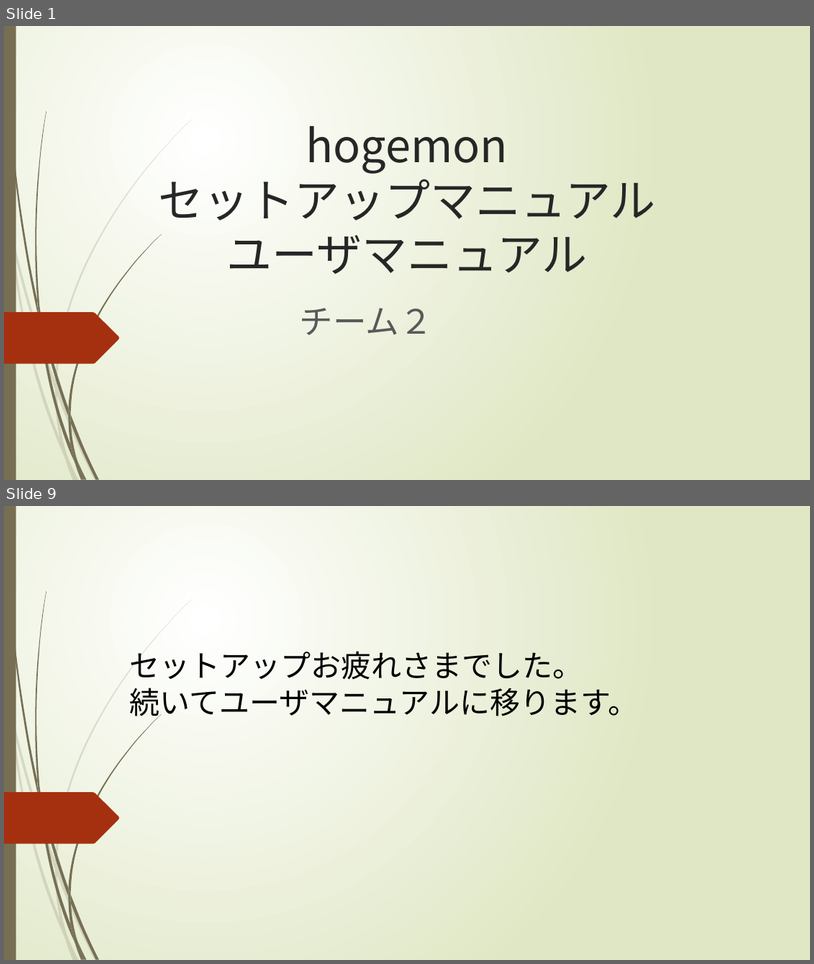
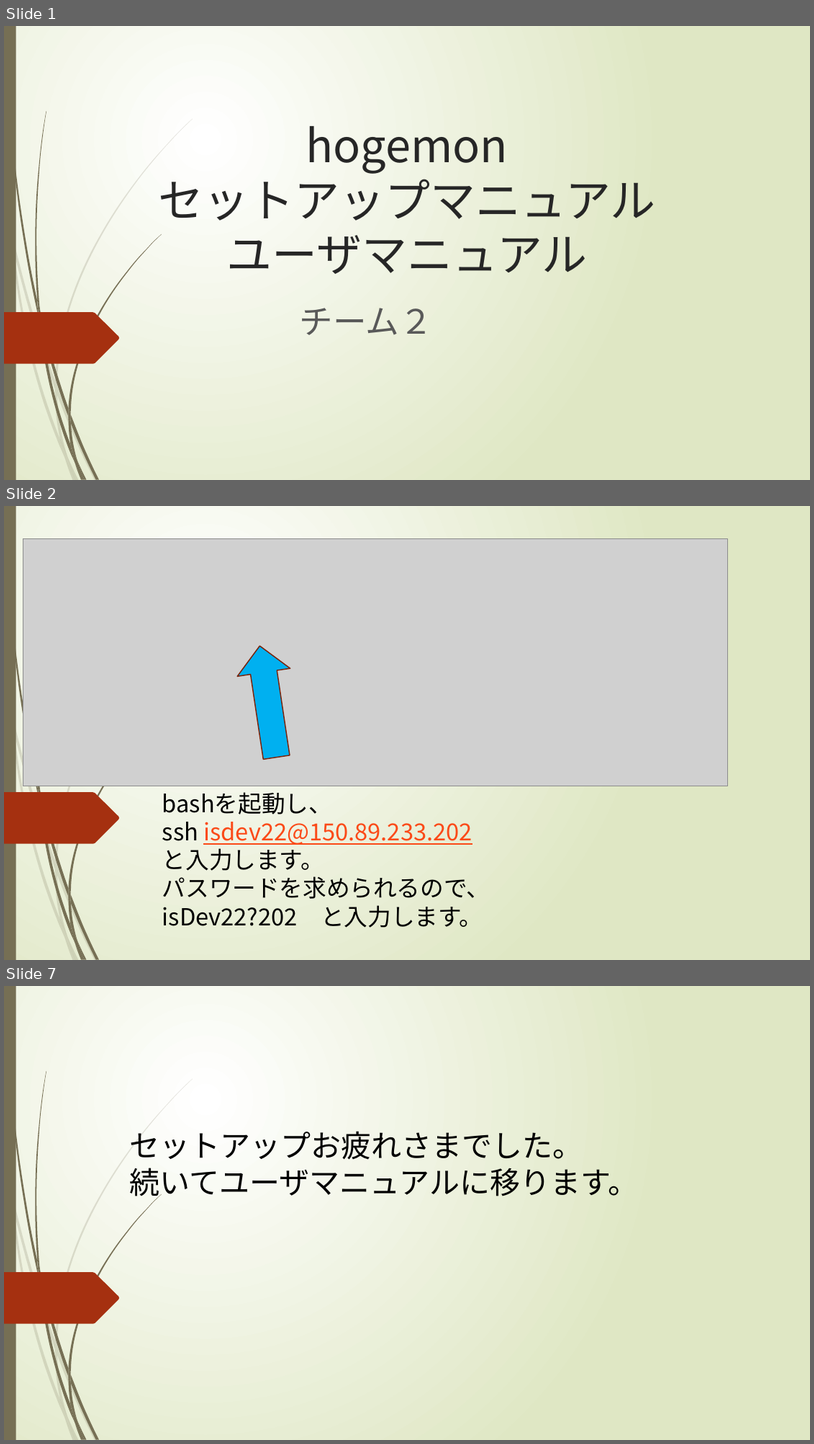
Before and after one commit to e1b20111/hogemon, a slide deck: hogemonマニュアル.pptx. Shown one above the other, each under a label of ours: slides 1 and 9 before the commit, slides 1, 2 and 7 after it; the slides between them are not shown. The pictures are 814x964 and 814x1444 pixels, drawn with LibreOffice and Linux fonts; fonts in the diff are those of the drawing; grey boxes stand for pictures. Boxes give left, top, right and bottom in pixels: in the first picture for what was removed or moved away, otherwise in the second. Text is boxed around its words. In the diff, an @@ line names an element or a change of style, - is before the commit and + after.

```diff
--- a/hogemonマニュアル.pptx
+++ b/hogemonマニュアル.pptx
@@ slide 2 added at [4, 506, 810, 960], background gradient #FFFFFF to #DFE8C4; not listed: 24 template elements that a slide beside it also shows @@
@@ picture added at [23, 538, 728, 785] @@
@@ right arrow added at [234, 642, 303, 761], fill #00B0F0, outline #7A240C 1.25 pt @@
@@ text added at [162, 792, 490, 927], 28 pt, text #000000 @@
+bashを起動し、
+ssh isdev22@150.89.233.202
+と入力します。
+パスワードを求められるので、
+isDev22?202 と入力します。
@@ what was slide 9 is now slide 7 @@
```
Also in this commit, not shown: 2 slides changed, 2 other slides added, 5 slides removed.
